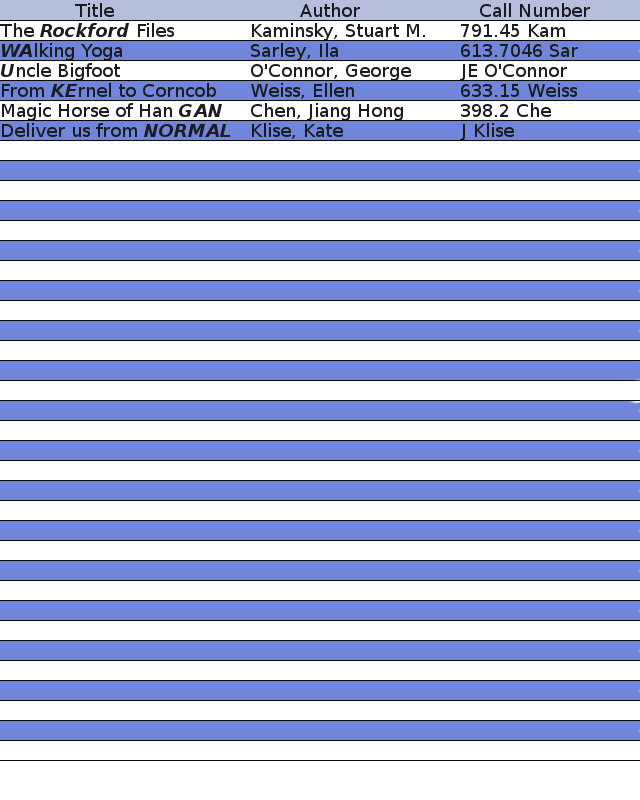
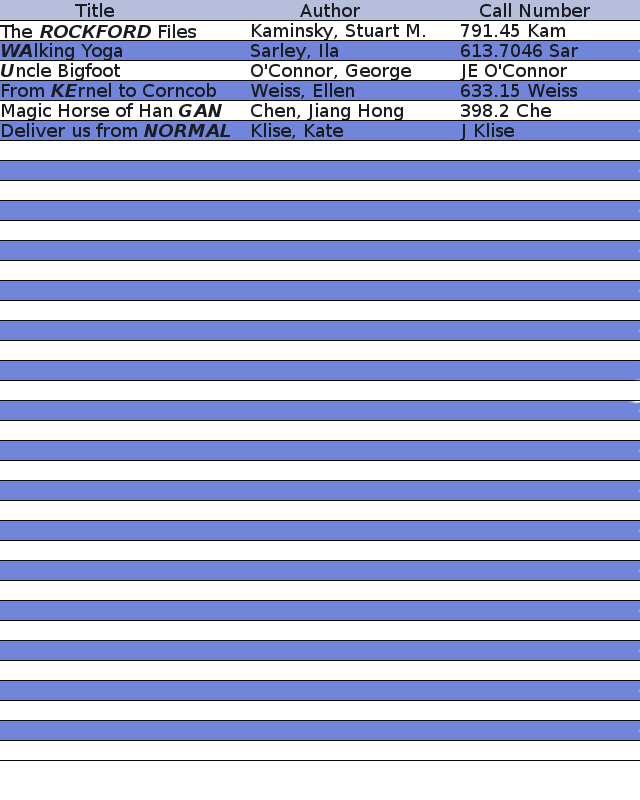
Before/after of a 640px x 800px layered artwork. What changed in the layer stack:
renamed "The Rockford Files" to "The ROCKFORD Files", moved it into group "Text", painted on it over box(0, 23, 196, 38)
